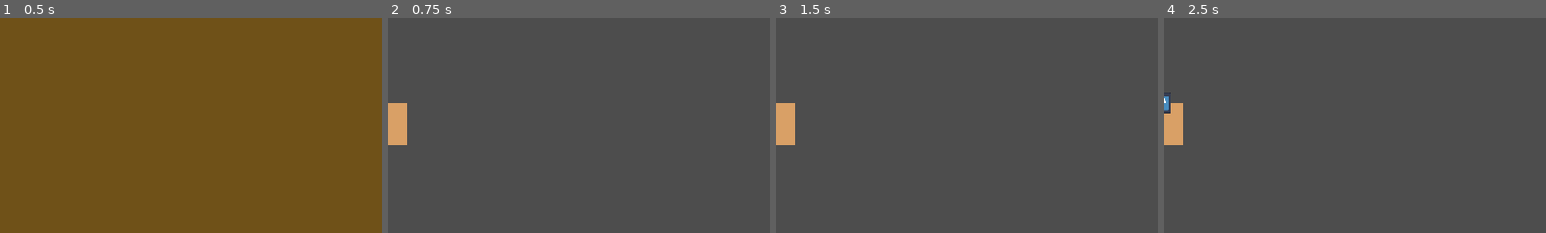
Above: before the commit, frames 1-4 (left to right).
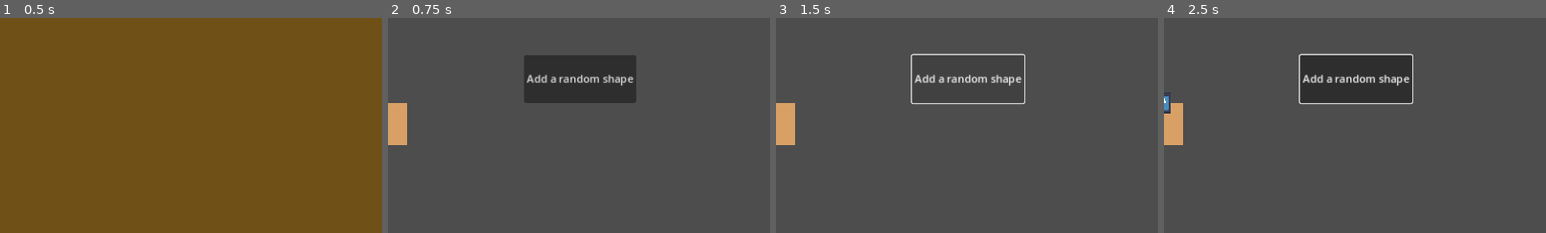
Above: after the commit, the same moments.

Repository: AtaMakesStuff/internship-farming-game
Game: Godot game, scene res://title.tscn
Two runs of this game, one before a commit and one after it. Both use one fixed random seed, a clock stepped at 60 frames per second and the inputs below. The engine's default icon, where the game draws it, is replaced by a stand-in: a white triangle on a blue panel in a dark square.
Inputs (mouse positions are % of the whole screen's width and height, from its top left):
- Up to frame 1 (0.5 s): no input
- Up to frame 2 (0.75 s): click "Play" at 0.5 s
- Up to frame 3 (1.5 s): click (50, 14) at 1.25 s, where only the run after the commit has a clickable "Add a random shape"
- Up to frame 4 (2.5 s): tap Enter (ui_accept) at 2, 2.27 s; move the mouse to (72, 45) at 2.02 s; hold D (right) from 2.03 s (still down); click (72, 45) at 2.17 s
The pictures show only the part of the screen within x 25-75%, y 0-50%; the shares and areas given below are measured in that part.

Frame 1 is identical in both runs. In frame 2, 6.2% of the frame differs, in the area x 35-65%, y 17-40%; in frame 3, 1.2%; in frame 4, 6.8%, in the area x 35-66%, y 16-40%.

Commit message:
Inventory adds stuff
- inventory has an array
- inventory can be set to have a limit
- button added to testing map to add items to array
- visual display of background is added but not functional

Diff:
--- /dev/null
+++ b/internship-farming-game/inventory.gd
@@ -0,0 +1,25 @@
+extends Control
+
+@export var inventory = []
+@export var inventoryLimit = 2
+@export var visibleInventory = []
+
+# Called when the node enters the scene tree for the first time.
+func _ready() -> void:
+	$background.hide()
+
+# Called every frame. 'delta' is the elapsed time since the previous frame.
+func _process(delta: float) -> void:
+	if Input.is_action_just_pressed("inventory"):
+		if $background.visible:
+			$background.hide()
+		else:
+			$background.show()
+
+func _on_add_item_pressed() -> void:
+	if inventory.size() < inventoryLimit:
+		var newItem = ColorRect.new()
+		newItem.color = Color(randf(), randf(), randf())
+		newItem.set_name("ColorRect" + str(inventory.size()))
+		inventory.append(newItem)
+		print(inventory)
--- /dev/null
+++ b/internship-farming-game/inventory.tscn
@@ -0,0 +1,51 @@
+[gd_scene load_steps=2 format=3 uid="uid://cw1ce7papfu5u"]
+
+[ext_resource type="Script" path="res://inventory.gd" id="1_xmoqm"]
+
+[node name="inventory" type="Control"]
+layout_mode = 3
+anchors_preset = 15
+anchor_right = 1.0
+anchor_bottom = 1.0
+grow_horizontal = 2
+grow_vertical = 2
+script = ExtResource("1_xmoqm")
+visibleInventory = [null, null, null, null, null]
+
+[node name="background" type="ColorRect" parent="."]
+layout_mode = 0
+offset_top = 256.0
+offset_right = 1152.0
+offset_bottom = 648.0
+color = Color(0.724848, 0.555186, 0.35474, 1)
+
+[node name="slot1" type="ColorRect" parent="background"]
+layout_mode = 0
+offset_left = 64.0
+offset_top = 64.0
+offset_right = 128.0
+offset_bottom = 128.0
+
+[node name="slot2" type="ColorRect" parent="background"]
+offset_left = 192.0
+offset_top = 64.0
+offset_right = 256.0
+offset_bottom = 128.0
+
+[node name="slot3" type="ColorRect" parent="background"]
+offset_left = 320.0
+offset_top = 64.0
+offset_right = 384.0
+offset_bottom = 128.0
+
+[node name="slot4" type="ColorRect" parent="background"]
+offset_left = 448.0
+offset_top = 64.0
+offset_right = 512.0
+offset_bottom = 128.0
+
+[node name="slot5" type="ColorRect" parent="background"]
+offset_left = 576.0
+offset_top = 64.0
+offset_right = 640.0
+offset_bottom = 128.0
--- a/internship-farming-game/invnetory.tscn
+++ /dev/null
@@ -1,9 +0,0 @@
-[gd_scene format=3 uid="uid://cw1ce7papfu5u"]
-
-[node name="invnetory" type="Control"]
-layout_mode = 3
-anchors_preset = 15
-anchor_right = 1.0
-anchor_bottom = 1.0
-grow_horizontal = 2
-grow_vertical = 2
--- a/internship-farming-game/project.godot
+++ b/internship-farming-game/project.godot
@@ -45,3 +45,8 @@
 , Object(InputEventKey,"resource_local_to_scene":false,"resource_name":"","device":-1,"window_id":0,"alt_pressed":false …(186 unchanged characters)…
 ]
 }
+inventory={
+"deadzone": 0.5,
+"events": [Object(InputEventKey,"resource_local_to_scene":false,"resource_name":"","device":-1,"window_id":0,"alt_pressed":false,"shift_pressed":false,"ctrl_pressed":false,"meta_pressed":false,"pressed":false,"keycode":0,"physical_keycode":69,"key_label":0,"unicode":101,"location":0,"echo":false,"script":null)
+]
+}
--- a/internship-farming-game/testing.tscn
+++ b/internship-farming-game/testing.tscn
@@ -1,7 +1,8 @@
-[gd_scene load_steps=3 format=3 uid="uid://casinnr6aw1dg"]
+[gd_scene load_steps=4 format=3 uid="uid://casinnr6aw1dg"]
 
 [ext_resource type="PackedScene" uid="uid://c5b0bdgeuwwea" path="res://player.tscn" id="1_m16bd"]
 [ext_resource type="PackedScene" uid="uid://dy3xf8kokulcv" path="res://farm_tile.tscn" id="2_5abx4"]
+[ext_resource type="PackedScene" uid="uid://cw1ce7papfu5u" path="res://inventory.tscn" id="3_ho2oo"]
 
 [node name="testing" type="Node2D"]
 
@@ -10,3 +11,16 @@
 
 [node name="player" parent="." instance=ExtResource("1_m16bd")]
 position = Vector2(224, 128)
+
+[node name="inventory" parent="." instance=ExtResource("3_ho2oo")]
+inventory = []
+inventoryLimit = 2
+
+[node name="addItem" type="Button" parent="."]
+offset_left = 496.0
+offset_top = 56.0
+offset_right = 608.0
+offset_bottom = 128.0
+text = "Add a random shape"
+
+[connection signal="pressed" from="addItem" to="inventory" method="_on_add_item_pressed"]
